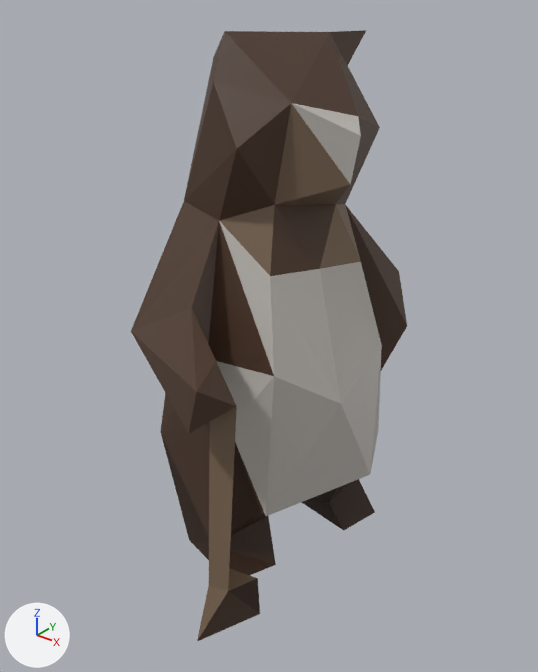
A saved change to the glTF model docs/univers/archipeo/personnages/modeles/6e-fouille-creature-silex/final-200.glb.
Before and after are seen from a 50 mm lens placed at (0.754, -0.968, 1.067), pointed at (-0.021, 0.0, 0.467). The lights are fixed; the arrows at lower left show +X, +Y and +Z. The first picture is the older version. Vertices at exactly the same position are counted once.

The first picture shows 'lion-200'.
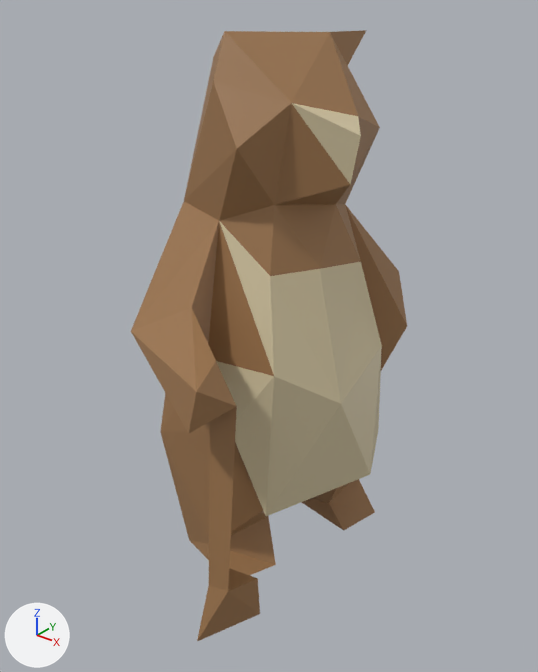
The change, as a list of edits to the scene's bpy script:
```text
Change me_geometry_0_001:
    where me_geometry_0_001.from_pydata(...)  # 98 vertices, 198 faces; spans x -0.244..0.163, y -0.304..0.308, z 0.001..0.99
    used by ob_lion_200; location = (0.0, 0.0, 0.0)
    me_geometry_0_001 part 1: 154 faces centred in x -0.235..0.125, y -0.28..0.305, z 0.004..0.974 are repainted in the vertex colours; the middle colour goes from brown #4e382a to brown #a07850
    me_geometry_0_001 part 2: 44 faces centred in x -0.234..0.155, y -0.139..0.195, z 0.217..0.872 are repainted in the vertex colours; the middle colour goes from light grey #bfbab4 to beige #d6c8a4
```

Location of each change, [x1, y1, x2, y2] in pixels of the pictures (538 x 672 px):
part 1 of me_geometry_0_001, recoloured (lighter): [131, 30, 407, 641] in both
part 2 of me_geometry_0_001, recoloured (light grey to beige): [216, 103, 382, 516] in both
